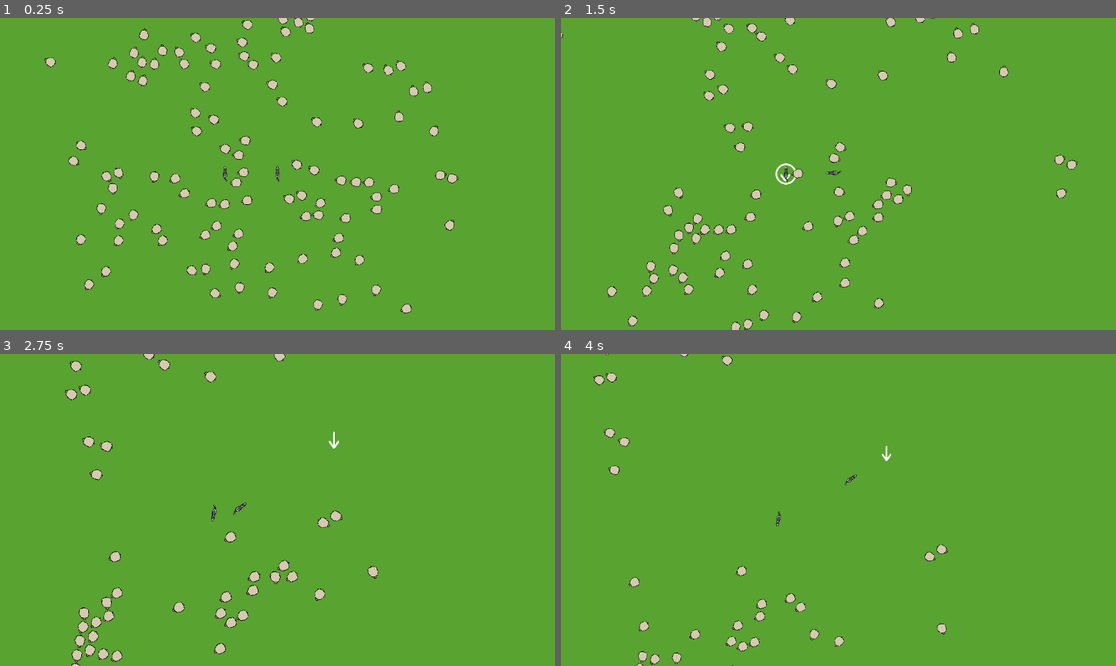
Above: before the commit, frames 1-4 (two rows, left to right).
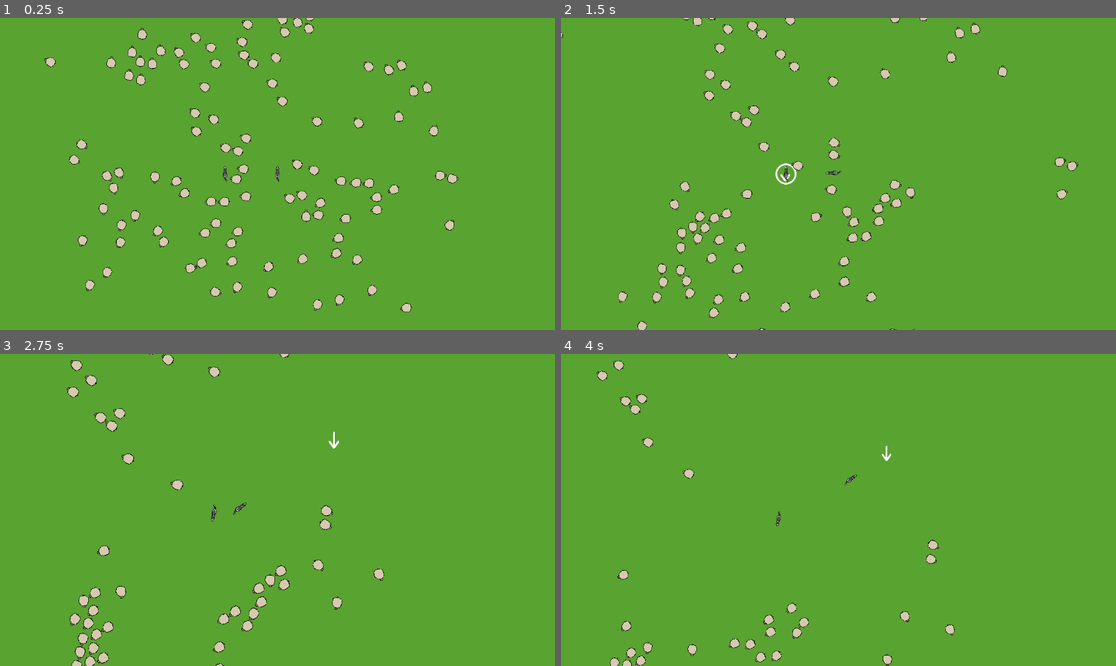
Above: after the commit, the same moments.

Repository: SentientDragon5/CMPM-170-Sheepdog-Herding
Game: Godot game, scene res://main.tscn
Same seed, same stepped clock (60 frames per second), same inputs: the game is played once before the commit and once after it.
Inputs (mouse positions are in pixels of both pictures, inside the frame that each line leads up to):
- Up to frame 1 (0.25 s): no input
- Up to frame 2 (1.5 s): tap Middle mouse button (camera_pan) at 0.6 s; click (838, 174) at 0.67 s; move the mouse to (788, 174) at 1.27 s; click (788, 174) at 1.35 s
- Up to frame 3 (2.75 s): move the mouse to (333, 441) at 2.02 s; tap Mouse wheel up (zoom_in) at 2.1 s; click (333, 441) at 2.17 s
- Up to frame 4 (4 s): move the mouse to (810, 572) at 2.77 s; tap Mouse wheel down (zoom_out) at 2.85 s; click (810, 572) at 2.92 s; move the mouse to (1005, 556) at 3.52 s; tap Middle mouse button (camera_pan) at 3.6 s; click (1005, 556) at 3.67 s

The runs differ from the first frame. In frame 1, 2.8% of the frame differs, in the area x 12-83%, y 0-95%; in frame 2, 4.7%, in the area x 8-94%, y 0-100%; in frame 3, 3.7%; in frame 4, 2.5%.

Commit message:
condensed into flock function

Diff:
--- a/prefabs/sheep.tscn
+++ b/prefabs/sheep.tscn
@@ -15,7 +15,6 @@
 max_contacts_reported = 4
 script = ExtResource("1_wkwx1")
 _speed = 100
-_cohesion_multiplier = 20
 
 [node name="SheepSprite" type="Sprite2D" parent="."]
 texture = ExtResource("1_h84kf")
--- a/scripts/sheep.gd
+++ b/scripts/sheep.gd
@@ -1,9 +1,9 @@
 extends RigidBody2D
 
 @export var _speed = 20
-@export var _alignment_multiplier = 40
-@export var _cohesion_multiplier = 40
-@export var _separation_multiplier = 40
+@export var _alignment_multiplier = 2
+@export var _cohesion_multiplier = 2
+@export var _separation_multiplier = 2
 var _direction = Vector2()
 
 var threatening_dogs = []
@@ -16,9 +16,7 @@
 
 
 func _physics_process(_delta: float) -> void:
-	_direction += _alignment()
-	_direction += _cohesion()
-	_direction += _separation()
+	_direction += _flock_behavior()
 	linear_velocity = _direction.normalized() * _speed
 	rotation = atan2(_direction.y, _direction.x) + deg_to_rad(90)
 
@@ -28,44 +26,34 @@
 	else:
 		_direction = -_direction
 
-
 func _on_detection_body_exited(body: Node2D) -> void:
 	if(body.is_in_group("Sheep")):
 		neighboring_sheep.erase(body)
 
-func _alignment() -> Vector2:
+func _flock_behavior() -> Vector2:
 	if neighboring_sheep.size() == 0:
 		return _direction
 
-	var average_velocity = Vector2.ZERO
+	var alignment_vector = Vector2.ZERO
+	var cohesion_vector = Vector2.ZERO
+	var separation_vector = Vector2.ZERO
+
 	for sheep in neighboring_sheep:
-		average_velocity += sheep.linear_velocity
-	average_velocity /= neighboring_sheep.size()
+		alignment_vector += sheep.linear_velocity
+		cohesion_vector += sheep.global_position
+		separation_vector += ((global_position - sheep.global_position) / clamp(global_position.distance_to(sheep.global_position), 0.01 , INF))
 
-	return average_velocity
+	alignment_vector /= neighboring_sheep.size()
+	cohesion_vector = global_position.direction_to(cohesion_vector/neighboring_sheep.size())
+	separation_vector /= neighboring_sheep.size()
 
-func _cohesion() -> Vector2:
-	if neighboring_sheep.size() == 0:
-		return _direction
+	alignment_vector *= _alignment_multiplier
+	cohesion_vector *= _cohesion_multiplier
+	separation_vector *= _separation_multiplier
 
-	var average_location = Vector2.ZERO
-	for sheep in neighboring_sheep:
-		average_location += sheep.global_position
-	average_location /= neighboring_sheep.size()
-
-	return global_position.direction_to(average_location)
-
-func _separation() -> Vector2:
-	if neighboring_sheep.size() == 0:
-		return _direction
-
-	var separation = Vector2.ZERO
-	for sheep in neighboring_sheep:
-		separation += ((global_position - sheep.global_position) / clamp(global_position.distance_to(sheep.global_position), 0.01 , INF))
-	separation /= neighboring_sheep.size()
-	return separation
+	return alignment_vector + cohesion_vector + separation_vector
 
 # backup reflection
 func _on_body_entered(body: Node) -> void:
 	if (body.name == "Rocks"):
-		_direction = -position.direction_to(body.position)
+		_direction = -_direction
